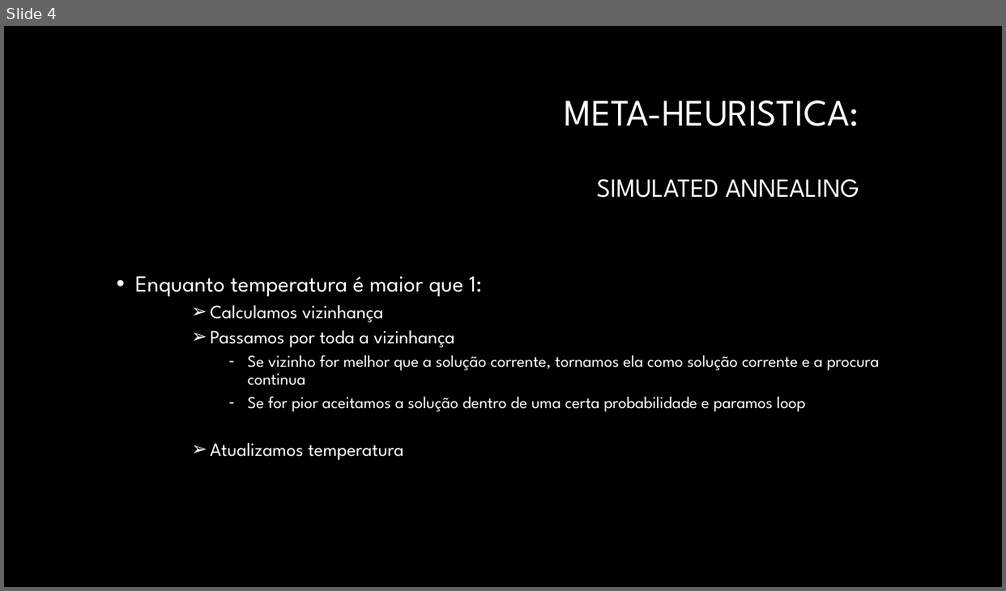
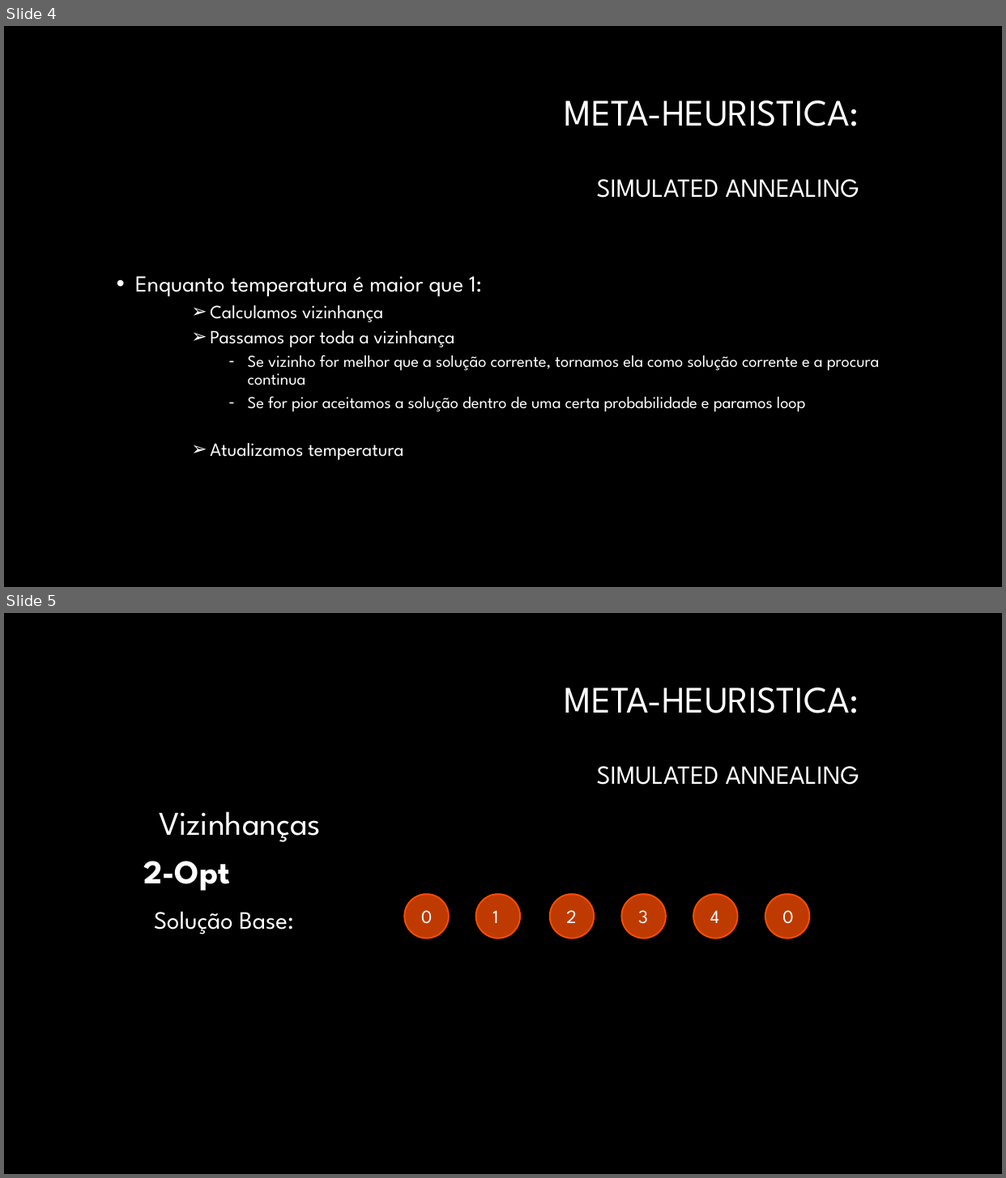
Before and after one commit to Pedro-Magalhaes/IA-Trabalho01, a slide deck: Apresentacao.pptx. Shown one above the other, each under a label of ours: slide 4 before the commit, slides 4 and 5 after it. The pictures are 1006x591 and 1006x1178 pixels, drawn with LibreOffice and Linux fonts; fonts in the diff are those of the drawing; background and template pictures are left out. Boxes give left, top, right and bottom in pixels: in the first picture for what was removed or moved away, otherwise in the second. Text is boxed around its words. In the diff, an @@ line names an element or a change of style, - is before the commit and + after.

```diff
--- a/Apresentacao.pptx
+++ b/Apresentacao.pptx
@@ slide 5 added at (x1=4, y1=613, x2=1002, y2=1174), background #000000 @@
@@ title added at (x1=565, y1=688, x2=859, y2=785), 25.2 pt, text #FFFFFF @@
+META-HEURISTICA:
+SIMULATED ANNEALING
@@ text added at (x1=159, y1=811, x2=321, y2=842), 32 pt, text #FFFFFF @@
+Vizinhanças
@@ text added at (x1=143, y1=861, x2=230, y2=891), 32 pt, text #FFFFFF, bold @@
+2-Opt
@@ ellipse added at (x1=404, y1=895, x2=449, y2=939), fill #FF4E00 at 75% opacity, outline #FF4E00 1.42 pt @@
@@ ellipse added at (x1=476, y1=895, x2=521, y2=939), fill #FF4E00 at 75% opacity, outline #FF4E00 1.42 pt @@
@@ ellipse added at (x1=550, y1=895, x2=594, y2=939), fill #FF4E00 at 75% opacity, outline #FF4E00 1.42 pt @@
@@ ellipse added at (x1=621, y1=895, x2=666, y2=939), fill #FF4E00 at 75% opacity, outline #FF4E00 1.42 pt @@
@@ ellipse added at (x1=693, y1=895, x2=738, y2=939), fill #FF4E00 at 75% opacity, outline #FF4E00 1.42 pt @@
@@ ellipse added at (x1=765, y1=895, x2=809, y2=939), fill #FF4E00 at 75% opacity, outline #FF4E00 1.42 pt @@
@@ text added at (x1=154, y1=911, x2=293, y2=935), 24 pt, text #FFFFFF @@
+Solução Base:
@@ text added at (x1=421, y1=910, x2=432, y2=924), 18 pt, text #FFFFFF @@
+0
@@ text added at (x1=492, y1=910, x2=498, y2=923), 18 pt, text #FFFFFF @@
+1
@@ text added at (x1=566, y1=910, x2=576, y2=923), 18 pt, text #FFFFFF @@
+2
@@ text added at (x1=638, y1=910, x2=648, y2=924), 18 pt, text #FFFFFF @@
+3
@@ text added at (x1=710, y1=910, x2=719, y2=923), 18 pt, text #FFFFFF @@
+4
@@ text added at (x1=782, y1=910, x2=793, y2=924), 18 pt, text #FFFFFF @@
+0
```
Also in this commit, not shown: 1 slide changed, 6 other slides added.
